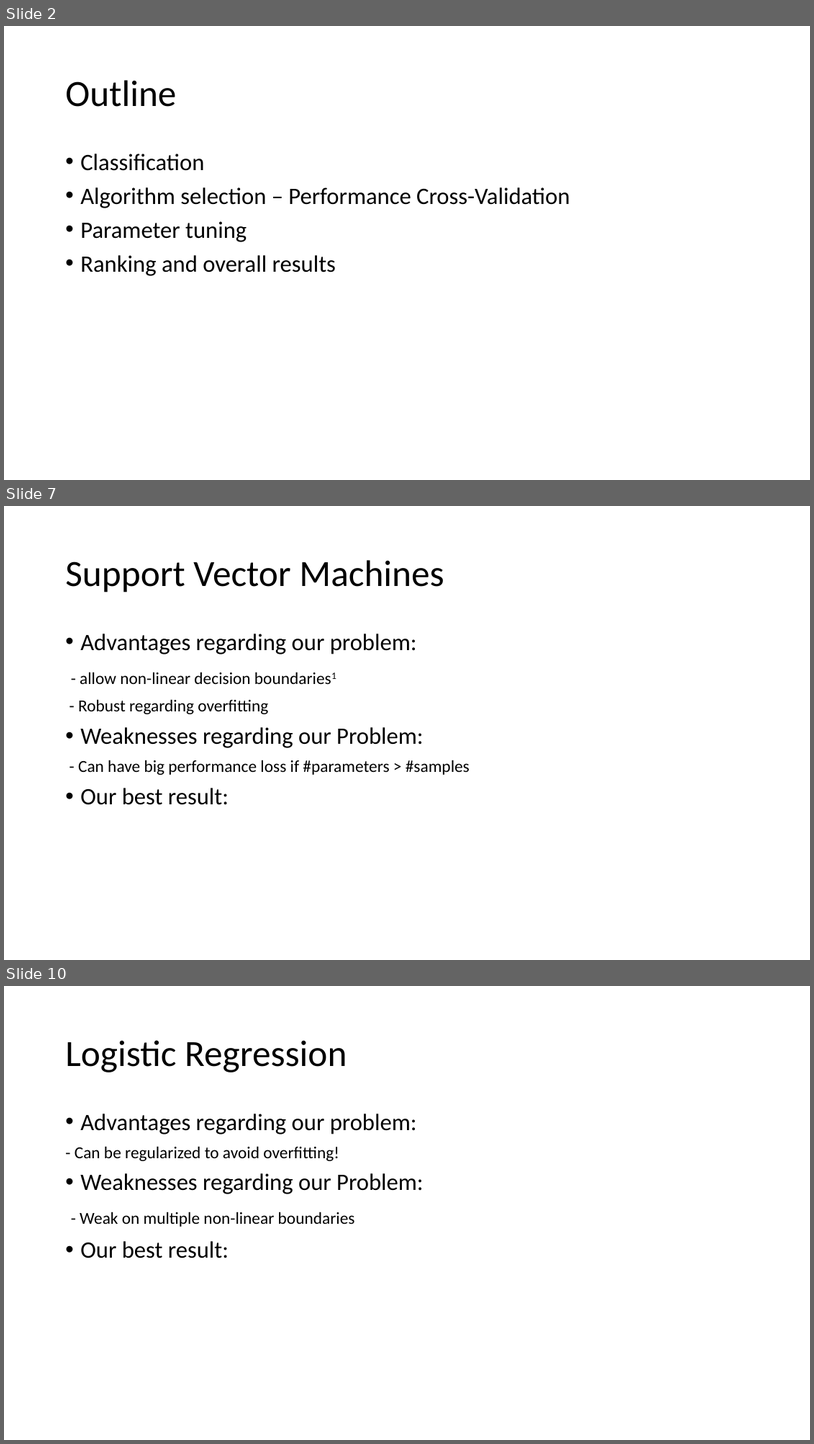
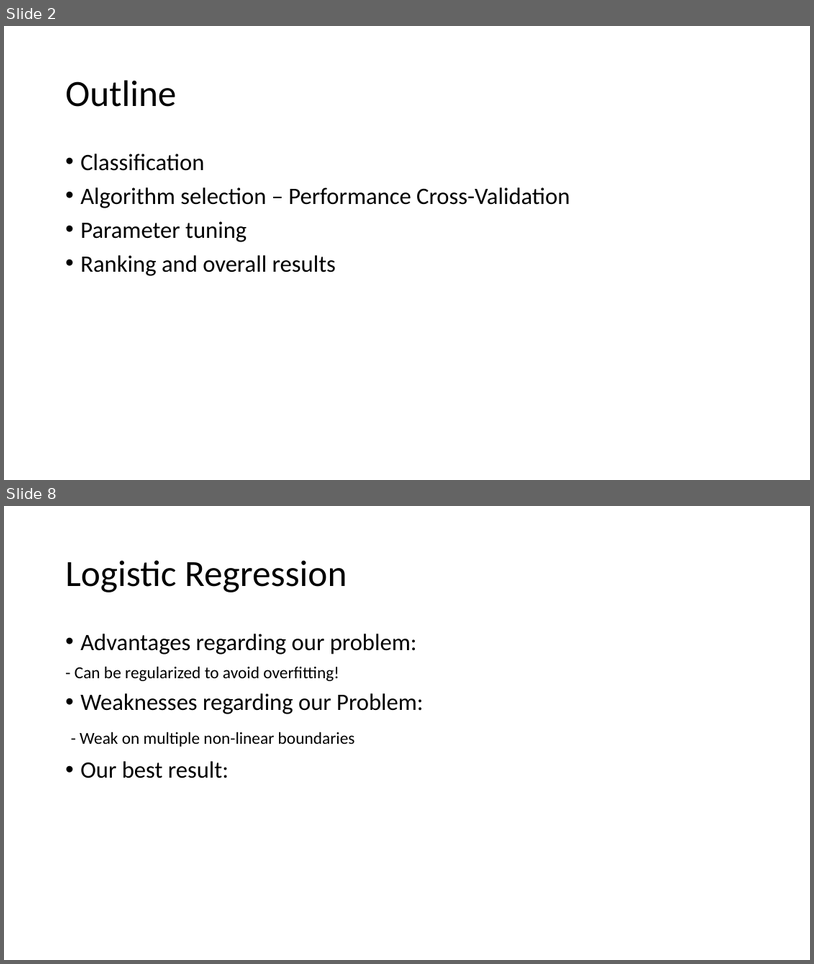
Before and after one commit to suong4554/Machine-Learning-Poly-U, a slide deck: Presentation.pptx. Shown one above the other, each under a label of ours: slides 2, 7 and 10 before the commit, slides 2 and 8 after it; the slides between them are not shown. The pictures are 814x1444 and 814x964 pixels, drawn with LibreOffice and Linux fonts; fonts in the diff are those of the drawing. Boxes give left, top, right and bottom in pixels: in the first picture for what was removed or moved away, otherwise in the second. Text is boxed around its words. In the diff, an @@ line names an element or a change of style, - is before the commit and + after.

```diff
--- a/Presentation.pptx
+++ b/Presentation.pptx
@@ slide 7 removed at [4, 506, 810, 960], background #FFFFFF @@
@@ title removed at [65, 560, 444, 592] @@
-Support Vector Machines
@@ text removed at [78, 633, 470, 805] @@
-• Advantages regarding our problem:
-- allow non-linear decision boundaries1
-- Robust regarding overfitting
-• Weaknesses regarding our Problem:
-- Can have big performance loss if #parameters > #samples
-• Our best result:
@@ what was slide 10 is now slide 8 @@
```
Also in this commit, not shown: 4 slides changed, 1 slide added, 2 other slides removed, 5 other files.
